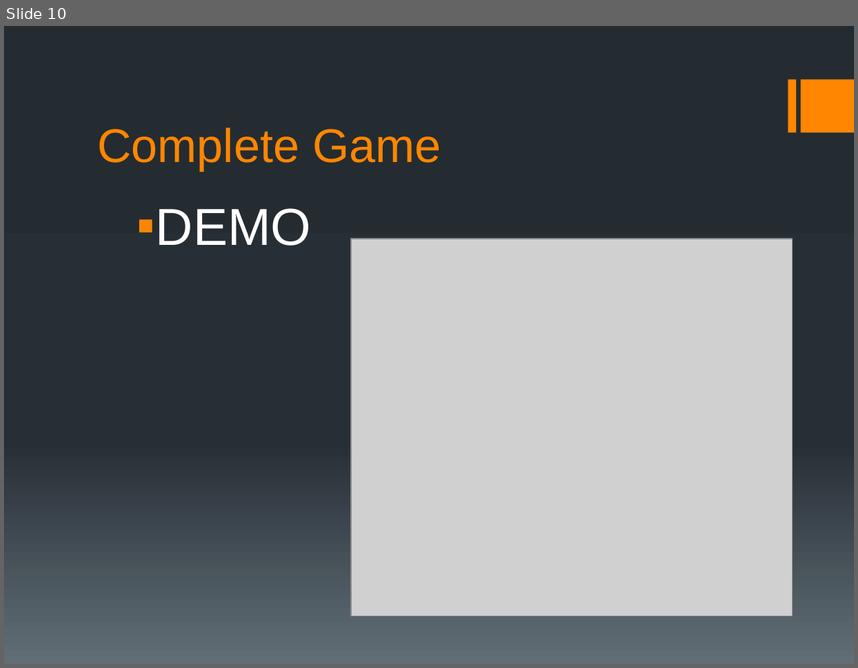
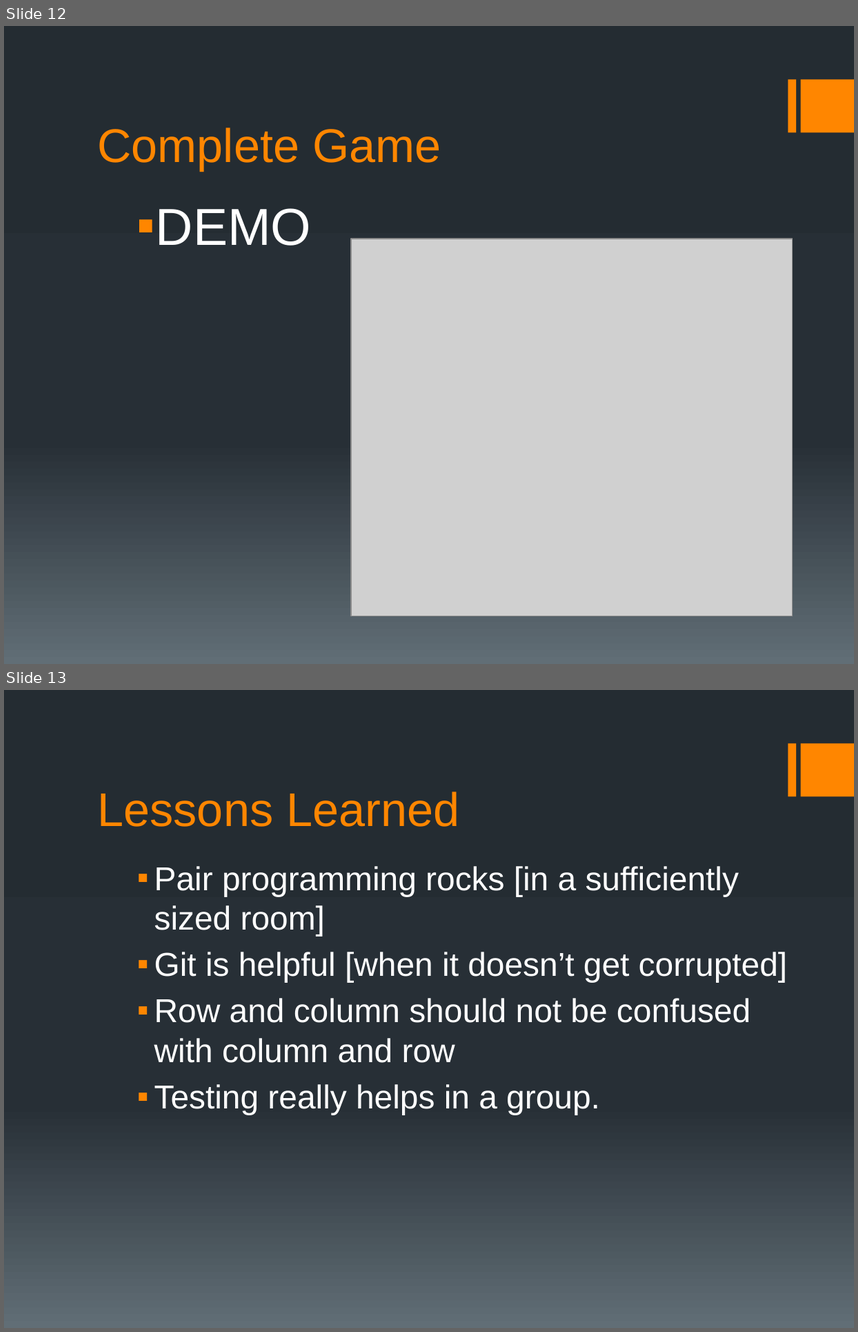
Before and after one commit to nplasterer/WordSearch, a slide deck: Word Search.pptx. Shown one above the other, each under a label of ours: slide 10 before the commit, slides 12 and 13 after it. The pictures are 858x668 and 858x1332 pixels, drawn with LibreOffice and Linux fonts; fonts in the diff are those of the drawing; grey boxes stand for pictures. Boxes give left, top, right and bottom in pixels: in the first picture for what was removed or moved away, otherwise in the second. Text is boxed around its words. In the diff, an @@ line names an element or a change of style, - is before the commit and + after.

```diff
--- a/Word Search.pptx
+++ b/Word Search.pptx
@@ slide 13 added at <box>4,690,854,1328</box>, background gradient #242C33 to #273037 to #636D76; not listed: 2 template elements that a slide beside it also shows @@
@@ title added at <box>98,791,459,827</box>, 40 pt, text #FF8600 @@
+Lessons Learned
@@ text added at <box>154,866,787,1114</box>, 28 pt, text #FFFFFF @@
+▪ Pair programming rocks [in a sufficiently sized room]
+▪ Git is helpful [when it doesn’t get corrupted]
+▪ Row and column should not be confused with column and row
+▪ Testing really helps in a group.
@@ what was slide 10 is now slide 12 @@
```
Also in this commit, not shown: 1 slide changed, 2 other slides added.
